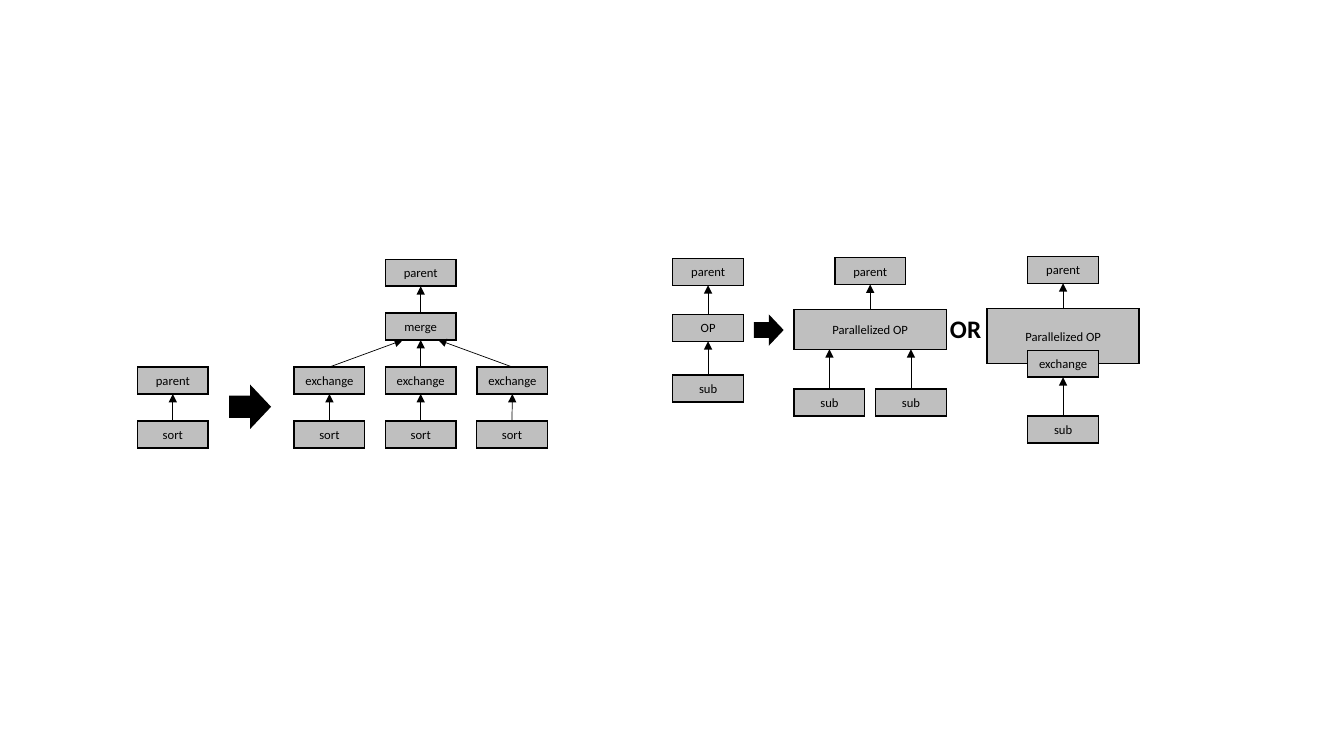
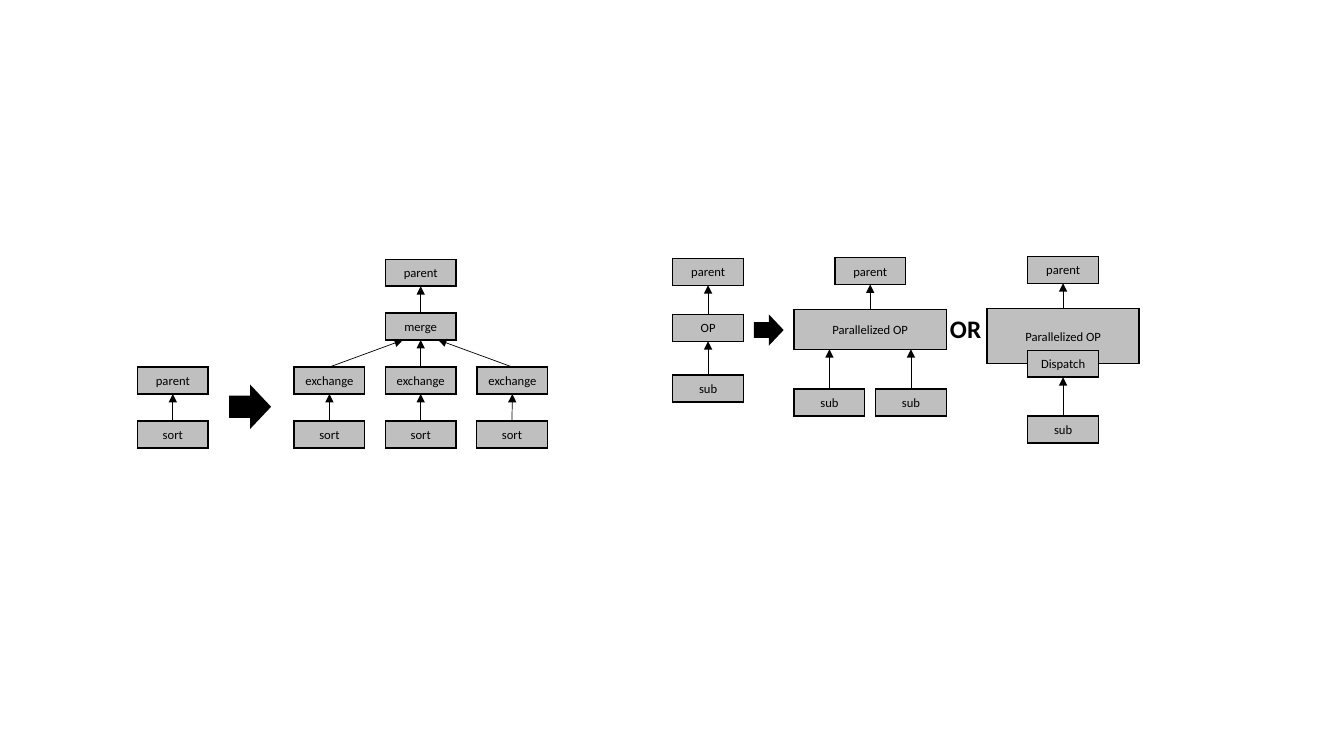
Before and after one commit to scott-zgeng/thor, a slide deck: slide 19 of doc/thor architecture.pptx (slide 38 before the commit). Drawn at 1344x756 pixels with LibreOffice and Linux fonts; fonts in the diff are those of the drawing. Boxes give left, top, right and bottom in pixels: in the first picture for what was removed or moved away, otherwise in the second. Text is boxed around its words. In the diff, an @@ line names an element or a change of style, - is before the commit and + after.

```diff
--- a/doc/thor architecture.pptx
+++ b/doc/thor architecture.pptx
@@ text in rectangle at (1041, 359, 1085, 370): text changed @@
-exchange
+Dispatch
```
Also in this commit, not shown: 3 other slides changed, 5 slides removed, 1 other file.
